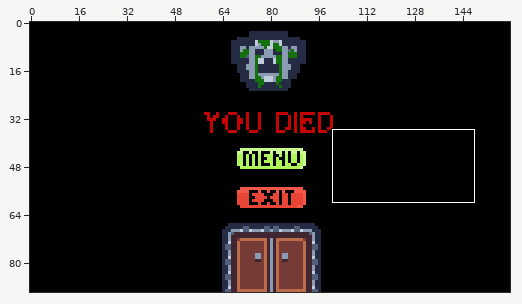
Two versions of one sprite sheet, GameProject/Assets/MainMenu/Deathback4.png. Above: a wide view before the commit, with the close-up outlined.
Close-up. The starting point:
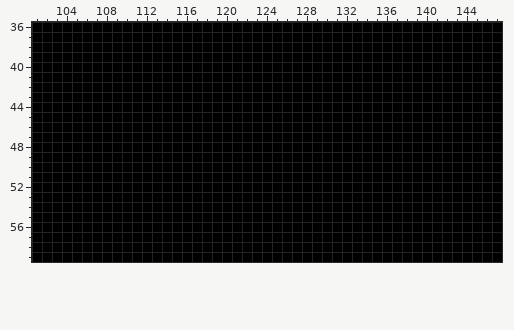
The file is 160x90 pixels. Shown: x 101..147, y 36..59.
Once edited:
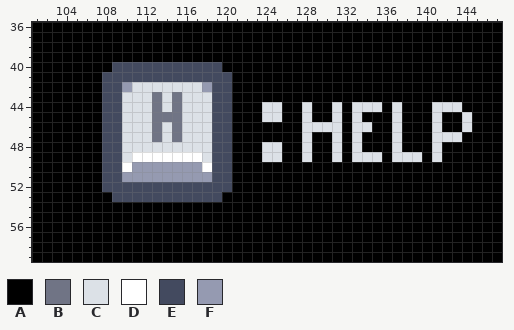
Palette (. is transparent): A #000000  B #707485  C #dce1e7  D #ffffff  E #434a5f  F #959ab1
Edits made:
Colour A gives way to colour B in rows 43 to 44 at x 113 and 115; in row 45 at x 113 to 115; in rows 46 to 47 at x 113 and 115.
Colour A gives way to colour C in row 42 at x 111 to 117; in row 43 at x 110 to 112, 114 and 116 to 118; in row 44 at x 110 to 112, 114, 116 to 118, 124 to 125, 128, 131, 133 to 135, 137 and 141 to 143; in row 45 at x 110 to 112, 116 to 118, 124 to 125, 128, 131, 133, 137, 141 and 144; in row 46 at x 110 to 112, 114, 116 to 118, 128 to 131, 133 to 134, 137, 141 and 144; in row 47 at x 110 to 112, 114, 116 to 118, 128, 131, 133, 137 and 141 to 143.
Colour A gives way to colour C in row 48 at x 110 to 118, 124 to 125, 128, 131, 133, 137 and 141; in row 49 at x 110, 118, 124 to 125, 128, 131, 133 to 135, 137 to 139 and 141.
Colour A gives way to colour D in row 49 at x 111 to 117; in row 50 at x 110 and 118.
Colour A gives way to colour E in row 40 at x 109 to 119; in row 41 at x 108 to 120; in rows 42 to 51 at x 108 to 109 and 119 to 120; in row 52 at x 108 to 120; in row 53 at x 109 to 119.
Colour A gives way to colour F in row 42 at x 110 and 118; in row 50 at x 111 to 117; in row 51 at x 110 to 118.
Pixel boxes of the changes (left, top, right, bottom) in both close-ups:
changed: (102, 62, 472, 202)
